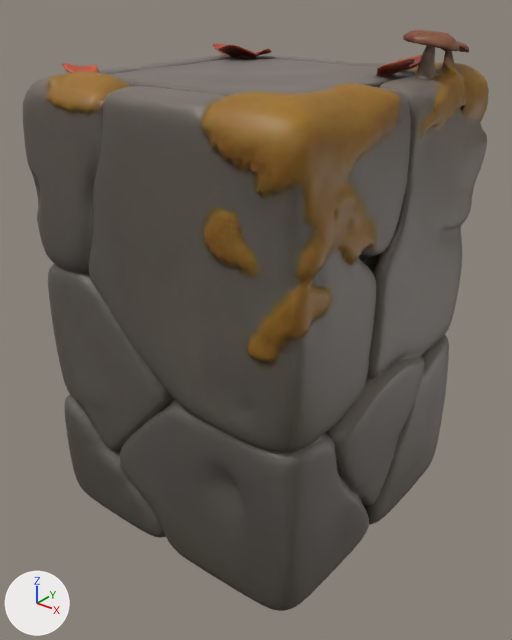
The glTF model game/assets/biomes/n06.glb as it was, and as the next commit left it.
Before and after are seen from a 50 mm lens placed at (0.843, -1.068, 0.583), pointed at (0.01, -0.028, -0.062). The axes (+X, +Y, +Z) are drawn at lower left. The lights are the same throughout. The picture after the commit comes second. Where no turn or scale is listed for an object, it has been applied to the vertices. Vertices at exactly the same position are counted once.

The older version as bpy lines, for what is in view:
```python
mat_material_0 = principled_material('Material_0')
mat_material_0.texture = img_image_0
me_geometry_0 = bpy.data.meshes.new('geometry_0')
me_geometry_0.from_pydata(...)  # 46796 vertices, 94568 faces; spans x -0.324..0.324, y -0.325..0.33, z -0.5..0.5
me_geometry_0.materials.append(mat_material_0)  # picture img_image_0
ob_geometry_0 = bpy.data.objects.new('geometry_0', me_geometry_0)
ob_geometry_0.location = (0.0, 0.0, 0.0)
```
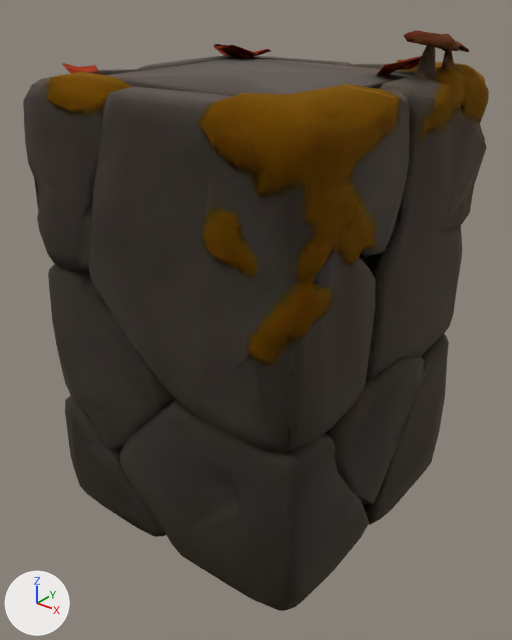
Where the newer file only moved an object's origin or applied its transform, the numbers keep the older frame.

Where the change shows, as pixel boxes (x1, y1, x2, y2) in the pictures (512 x 640 px):
'geometry_0', surface changed, reshaped (darker)
    both: (23, 30, 489, 611)
part 1 of me_geometry_0, cut back
    before: (23, 30, 489, 611)

The change in detail:
In material 'Material_0' (mat_material_0), roughness goes from 0.5 to 1.0.
In material 'Material_0' (mat_material_0), metallic goes from 0.0 to 1.0.
me_geometry_0 is used by ob_geometry_0; location (0.0, 0.0, 0.0).
me_geometry_0 had 46796 vertices, 94568 faces and spanned x -0.324..0.324, y -0.325..0.33, z -0.5..0.5.
me_geometry_0 now has 6567 vertices, 14013 faces and spans x -0.324..0.322, y -0.323..0.329, z -0.5..0.5.
me_geometry_0 part 1: 1 vertex moved within x 0.03, y 0.294, z 0.4; 40230 vertices removed from x -0.323..0.324, y -0.325..0.33, z -0.5..0.5; 1 vertex added at x 0.03, y 0.294, z 0.4.
